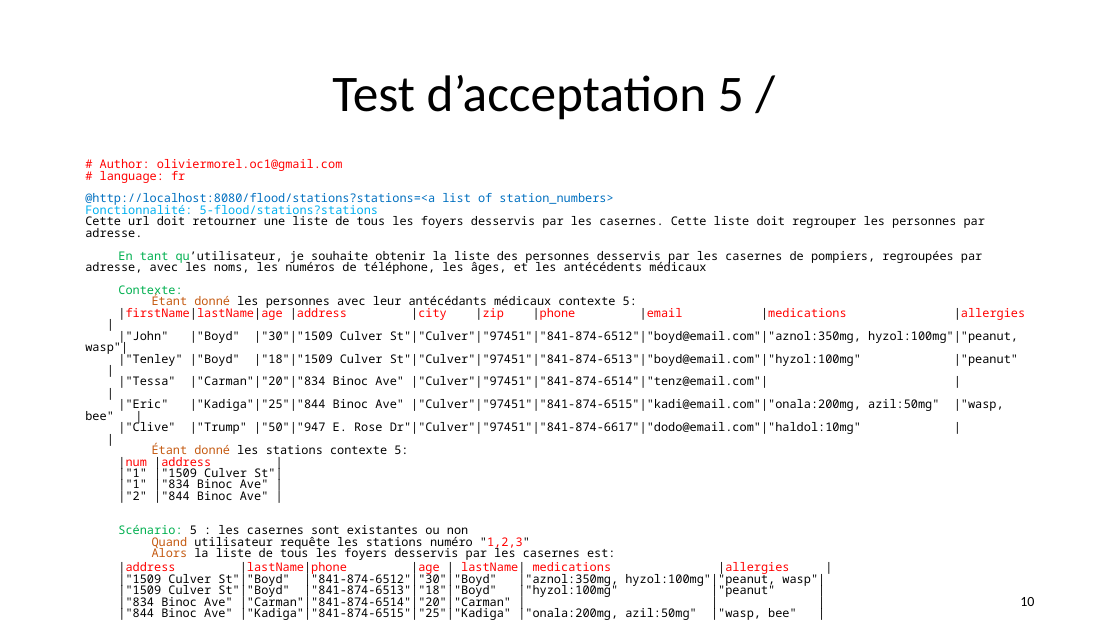
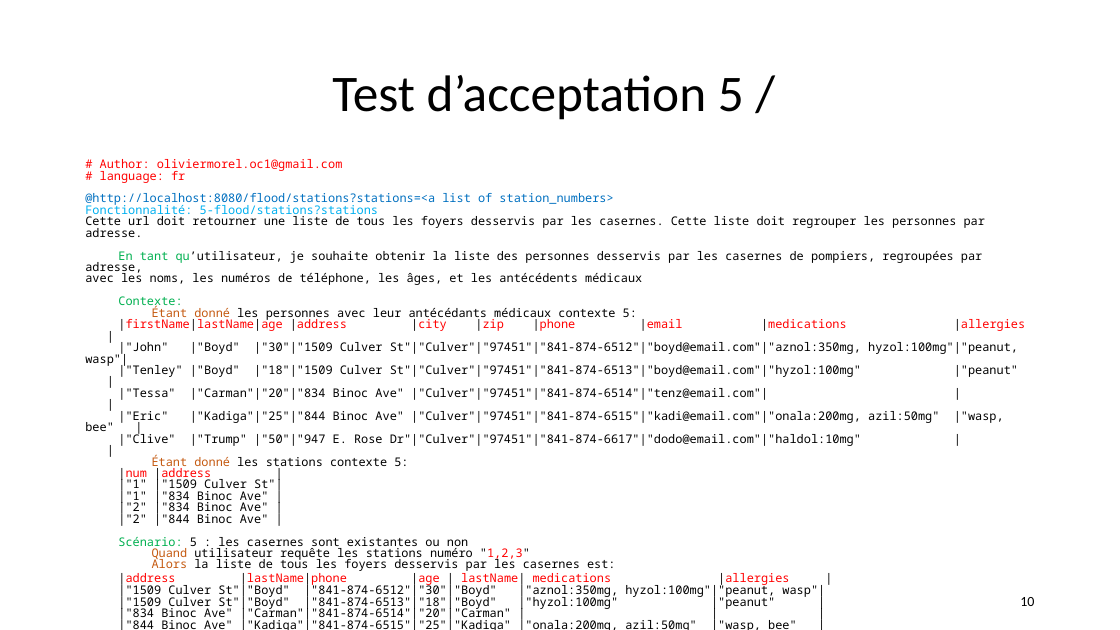
Before and after one commit to andrechico999/https-github.com-emmo78-com.safetynet.alerts, a slide deck: slide 10 of A_Livrables/MOREL_Olivier_4_slides_062022.pptx. Drawn at 1120x630 pixels with LibreOffice and Linux fonts; fonts in the diff are those of the drawing. Boxes give left, top, right and bottom in pixels: in the first picture for what was removed or moved away, otherwise in the second. Text is boxed around its words. In the diff, an @@ line names an element or a change of style, - is before the commit and + after.

```diff
--- a/A_Livrables/MOREL_Olivier_4_slides_062022.pptx
+++ b/A_Livrables/MOREL_Olivier_4_slides_062022.pptx
@@ text at [85,251,982,285]: text changed @@
-En tant qu’utilisateur, je souhaite obtenir la liste des personnes desservis par les casernes de pompiers, regroupées par adresse, avec les noms, les numéros de téléphone, les âges, et les antécédents médicaux
+En tant qu’utilisateur, je souhaite obtenir la liste des personnes desservis par les casernes de pompiers, regroupées par adresse,
+avec les noms, les numéros de téléphone, les âges, et les antécédents médicaux
@@ text at [118,500,269,515]: paragraph added @@
+|"2" |"834 Binoc Ave" |
```
Also in this commit, not shown: 3 other slides changed, 10 slides added, 10 slides removed, 9 other files.
